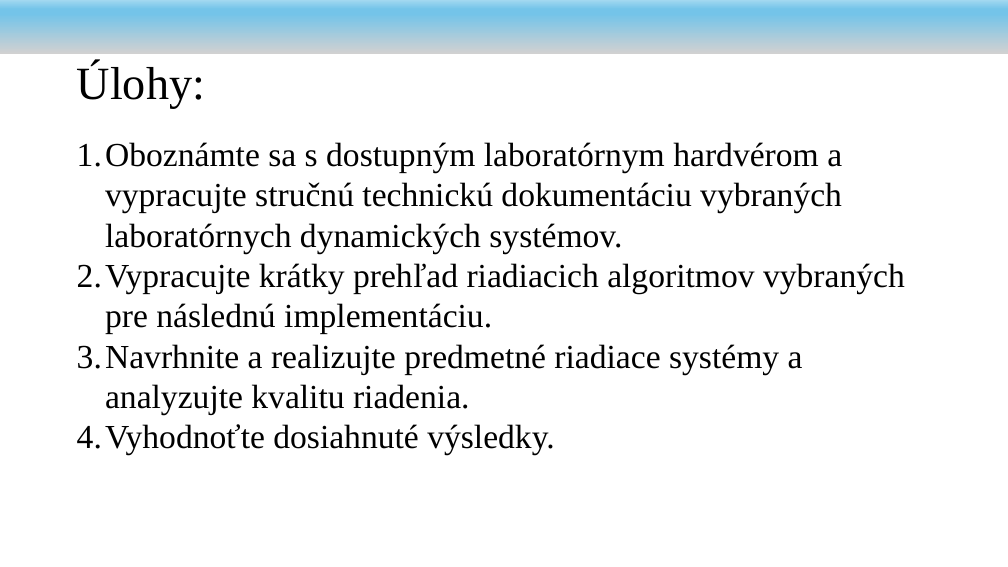
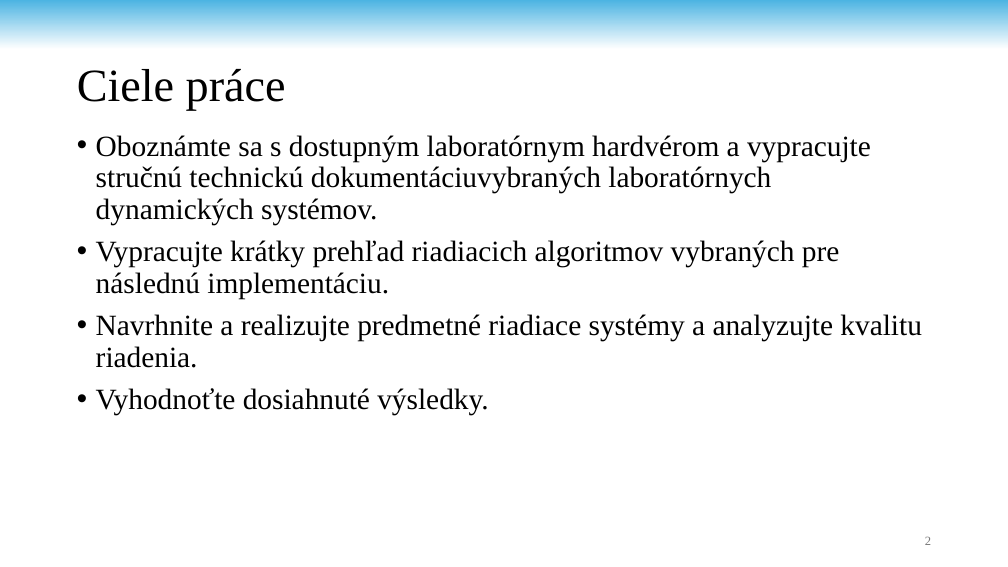
Before and after one commit to andrii-stoliar/DP-Stoliar, a slide deck: slide 2 of Prez/Prez.pptx. Drawn at 1008x567 pixels with LibreOffice and Linux fonts; fonts in the diff are those of the drawing; background and template pictures are left out. Boxes give left, top, right and bottom in pixels: in the first picture for what was removed or moved away, otherwise in the second. Text is boxed around its words. In the diff, an @@ line names an element or a change of style, - is before the commit and + after.

```diff
--- a/Prez/Prez.pptx
+++ b/Prez/Prez.pptx
@@ rectangle: place and size @@
-rectangle at box(0, 0, 1008, 54)
+rectangle at box(0, 0, 1008, 49)
@@ rectangle at box(0, 0, 1008, 49): fill gradient #D1D1D1 to #74C4E9 to #A2D8F0 to gradient #FFFFFF to #46B1E1 @@
@@ title removed at box(77, 64, 205, 109) @@
-Úlohy:
@@ title added at box(77, 69, 286, 110), 44 pt, text #000000 @@
+Ciele práce
@@ text at box(96, 135, 871, 225): text changed; size 32 to 28 pt @@
-1. Oboznámte sa s dostupným laboratórnym hardvérom a vypracujte stručnú technickú dokumentáciu vybraných laboratórnych dynamických systémov.
+• Oboznámte sa s dostupným laboratórnym hardvérom a vypracujte stručnú technickú dokumentáciuvybraných laboratórnych dynamických systémov.
@@ text at box(96, 240, 922, 416): size 32 to 28 pt in "Vypracujte krátky prehľad riadiacich algoritmov vybraných pr ...", "Navrhnite a realizujte predmetné riadiace systémy a ...", "Vyhodnoťte dosiahnuté výsledky."; bullet 1. to •; line spacing 1 to 0.9; more space between paragraphs @@
@@ page number added at box(925, 536, 931, 545), 12 pt, text #797979 @@
+2
```
Also in this commit, not shown: 8 other slides changed, 17 slides added, 7 slides removed, 32 other files.
